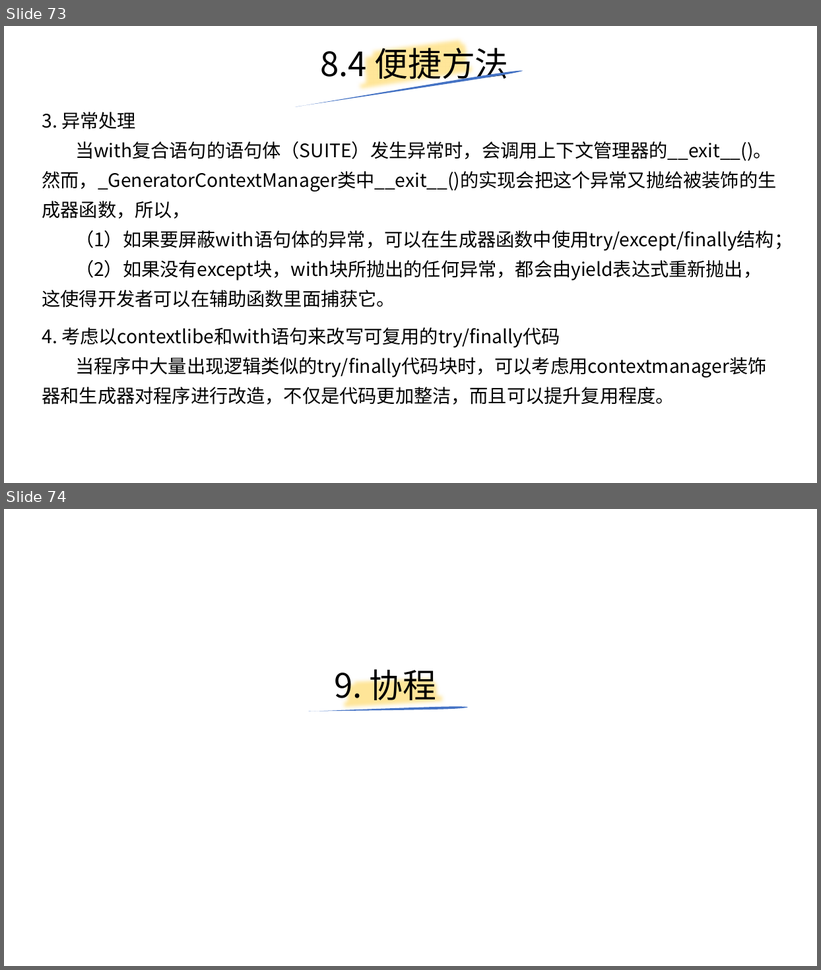
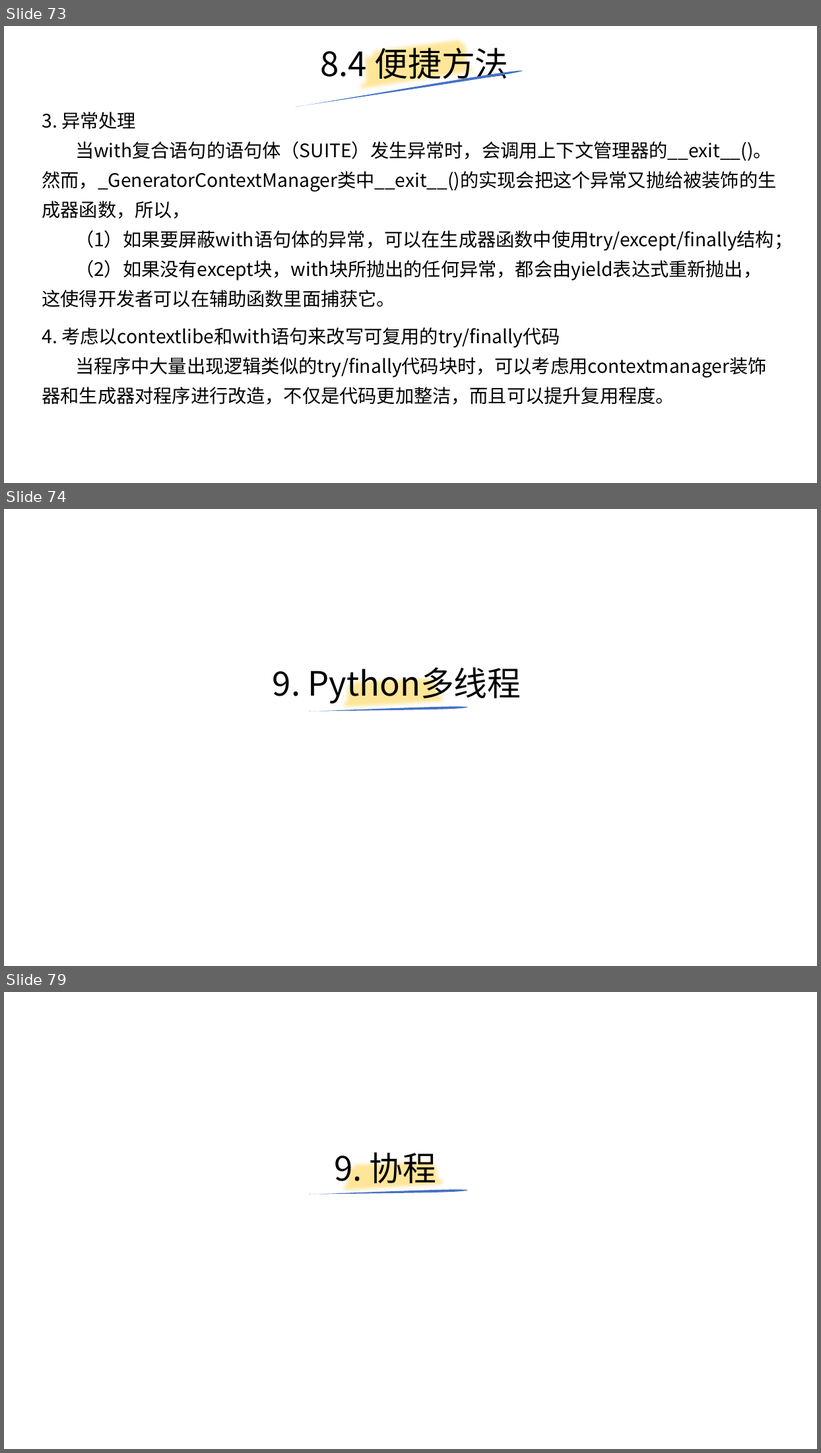
Before and after one commit to yiwenliu/CorePython, a slide deck: PPT/CorePython.pptx. Shown one above the other, each under a label of ours: slides 73 and 74 before the commit, slides 73, 74 and 79 after it; the slides between them are not shown. The pictures are 821x970 and 821x1453 pixels, drawn with LibreOffice and Linux fonts; fonts in the diff are those of the drawing. Boxes give left, top, right and bottom in pixels: in the first picture for what was removed or moved away, otherwise in the second. Text is boxed around its words. In the diff, an @@ line names an element or a change of style, - is before the commit and + after.

```diff
--- a/PPT/CorePython.pptx
+++ b/PPT/CorePython.pptx
@@ slide 74 added at (4, 509, 817, 966), background #FFFFFF @@
@@ freeform shape added at (341, 665, 449, 723), outline #FFE699 16 pt @@
@@ title added at (273, 667, 521, 705), 39.6 pt, text #000000 @@
+9. Python多线程
@@ freeform shape added at (308, 703, 468, 716), fill #4472C4 @@
@@ what was slide 74 is now slide 79 @@
```
Also in this commit, not shown: 4 other slides added.
